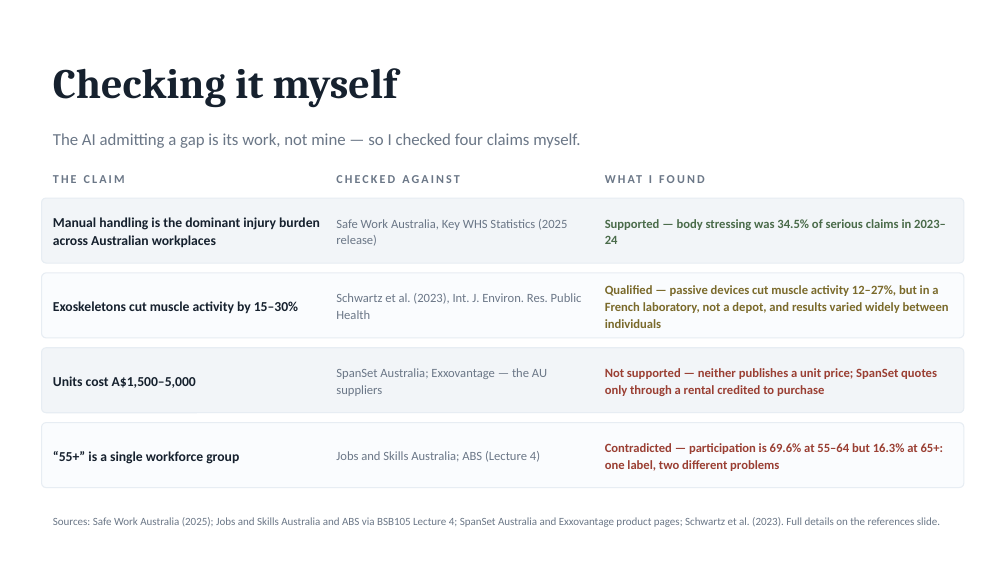
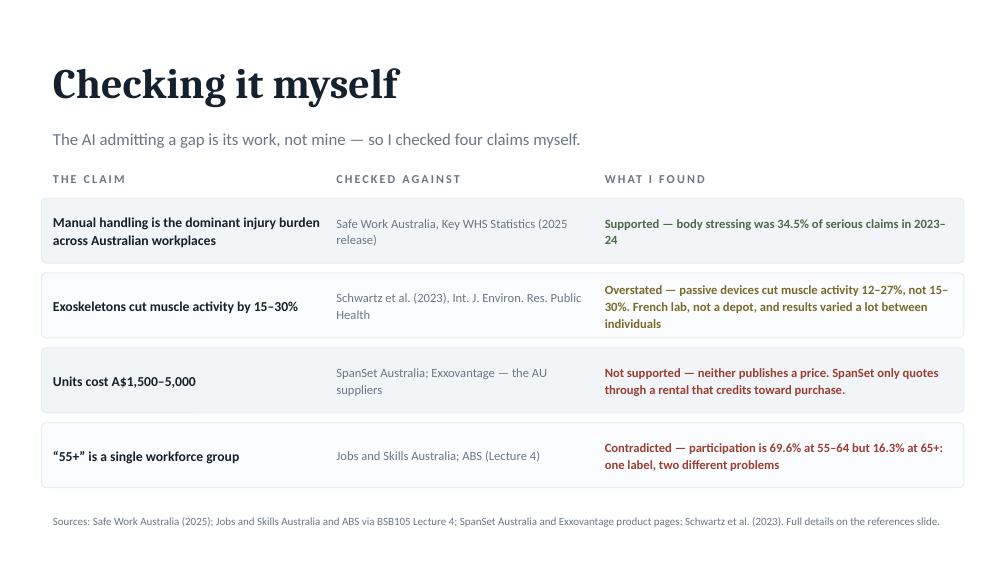
Before and after one commit to danielfrancogomez-wq/My-computer-claude-code, a slide deck: slide 10 of Followmont-Prompt-Chain.pptx. Drawn at 1008x567 pixels with LibreOffice and Linux fonts; fonts in the diff are those of the drawing. Boxes give left, top, right and bottom in pixels: in the first picture for what was removed or moved away, otherwise in the second. Text is boxed around its words. In the diff, an @@ line names an element or a change of style, - is before the commit and + after.

```diff
--- a/Followmont-Prompt-Chain.pptx
+++ b/Followmont-Prompt-Chain.pptx
@@ text at bbox=[605, 285, 948, 328]: text changed @@
-Qualified — passive devices cut muscle activity 12–27%, but in a French laboratory, not a depot, and results varied widely between individuals
+Overstated — passive devices cut muscle activity 12–27%, not 15–30%. French lab, not a depot, and results varied a lot between individuals
@@ text at bbox=[605, 368, 939, 396]: text changed @@
-Not supported — neither publishes a unit price; SpanSet quotes only through a rental credited to purchase
+Not supported — neither publishes a price. SpanSet only quotes through a rental that credits toward purchase.
```
Also in this commit, not shown: 10 other slides changed, 1 other file.
